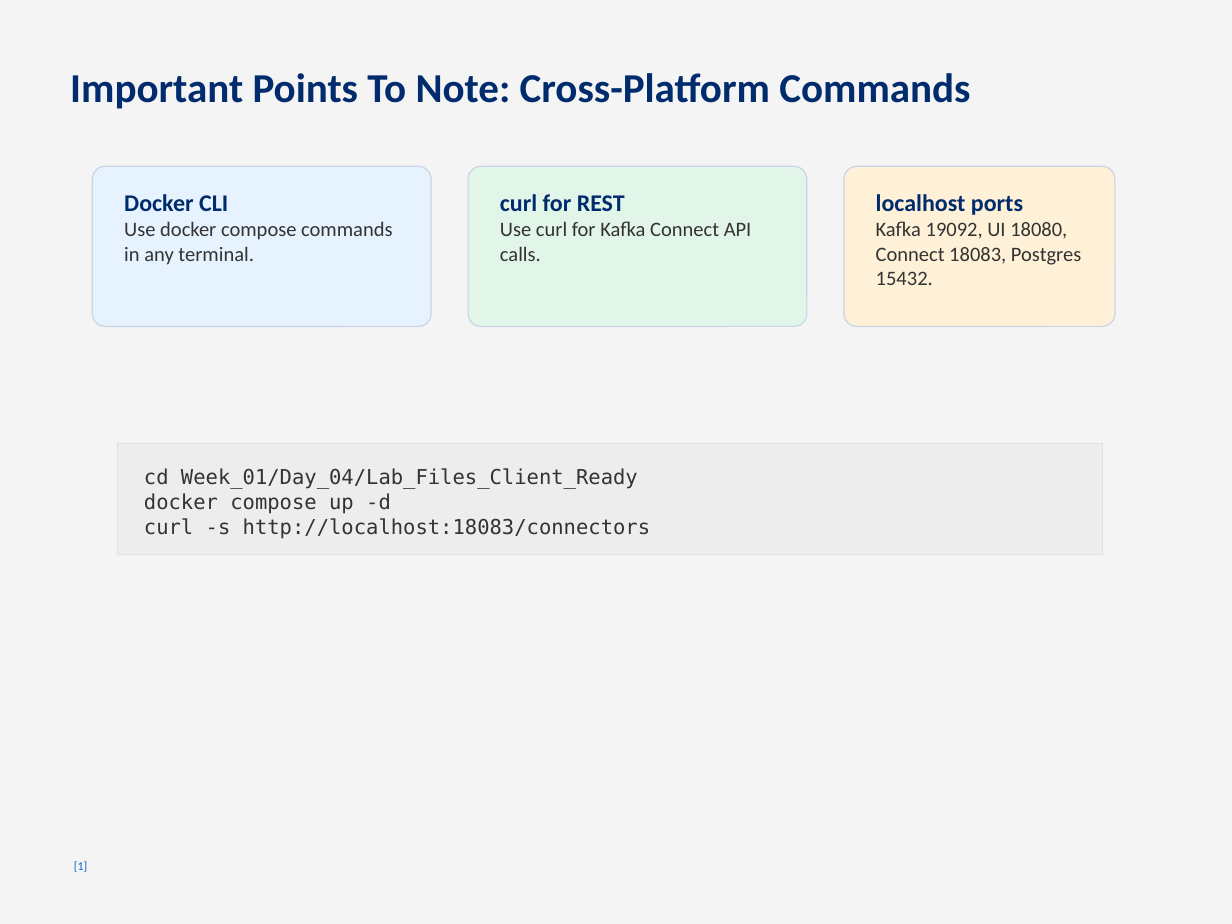
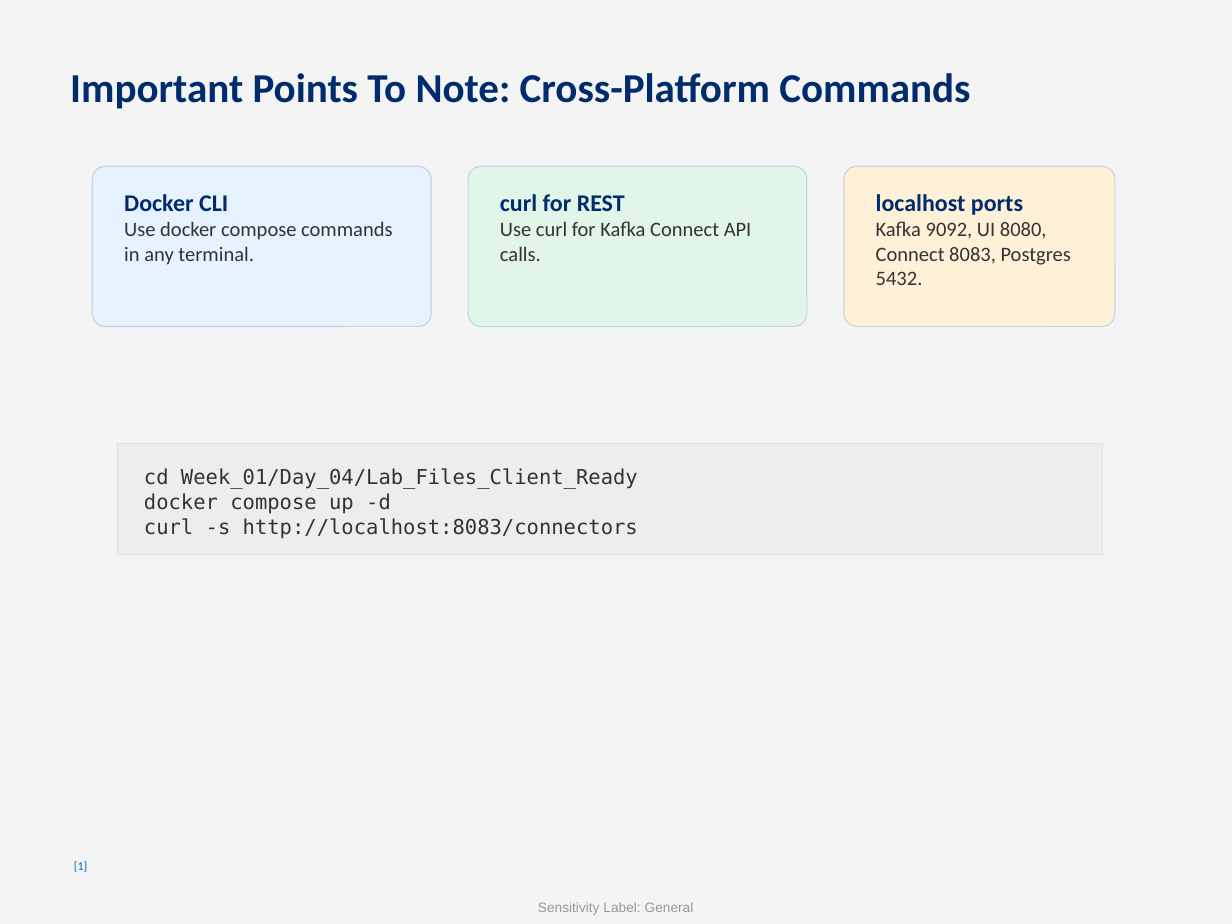
Before and after one commit to Icynima/Medallion-pipeline, a slide deck: slide 51 of Week_01/Day_04/Slides/Day_04_Slides.pptx (slide 30 before the commit). Drawn at 1232x924 pixels with LibreOffice and Linux fonts; fonts in the diff are those of the drawing. Boxes give left, top, right and bottom in pixels: in the first picture for what was removed or moved away, otherwise in the second. Text is boxed around its words. In the diff, an @@ line names an element or a change of style, - is before the commit and + after.

Commit message:
Update Kafka configuration and add CDC monitoring tools
- Changed Kafka bootstrap server port from 19092 to 9092 in cdc_inspector.py and docker-compose.yml.
- Updated docker-compose.yml to include health checks for Kafka, Zookeeper, Postgres, and Connect services.
- Added new Python scripts for comparing CDC event formats (cdc_compare_formats.py) and monitoring CDC pipelines (cdc_monitor.py).
- Introduced PostgreSQL snapshot connector configuration (postgres-snapshot-connector.json) for initial data loading.
- Implemented schema evolution demonstration (schema_evolution_demo.py) to showcase Debezium's handling of schema changes.
- Updated requirements.txt to include psycopg2-binary and requests libraries.
- Modified Day 04 slides (Day_04_Slides.pptx) to reflect recent changes.

```diff
--- a/Week_01/Day_04/Slides/Day_04_Slides.pptx
+++ b/Week_01/Day_04/Slides/Day_04_Slides.pptx
@@ text at <box>876,221,1071,285</box>: text changed @@
-Kafka 19092, UI 18080, Connect 18083, Postgres 15432.
+Kafka 9092, UI 8080, Connect 8083, Postgres 5432.
@@ text at <box>144,468,638,539</box>: text changed @@
-cd Week_01/Day_04/Lab_Files_Client_Ready
-docker compose up -d
-curl -s http://localhost:18083/connectors
+cd Week_01/Day_04/Lab_Files_Client_Ready
+docker compose up -d
+curl -s http://localhost:8083/connectors
@@ text added at <box>538,902,694,915</box>, 8 pt, text #2E404D at 50% opacity @@
+Sensitivity Label: General
```
Also in this commit, not shown: 35 other slides changed, 27 slides added, 3 slides removed, 8 other files.
